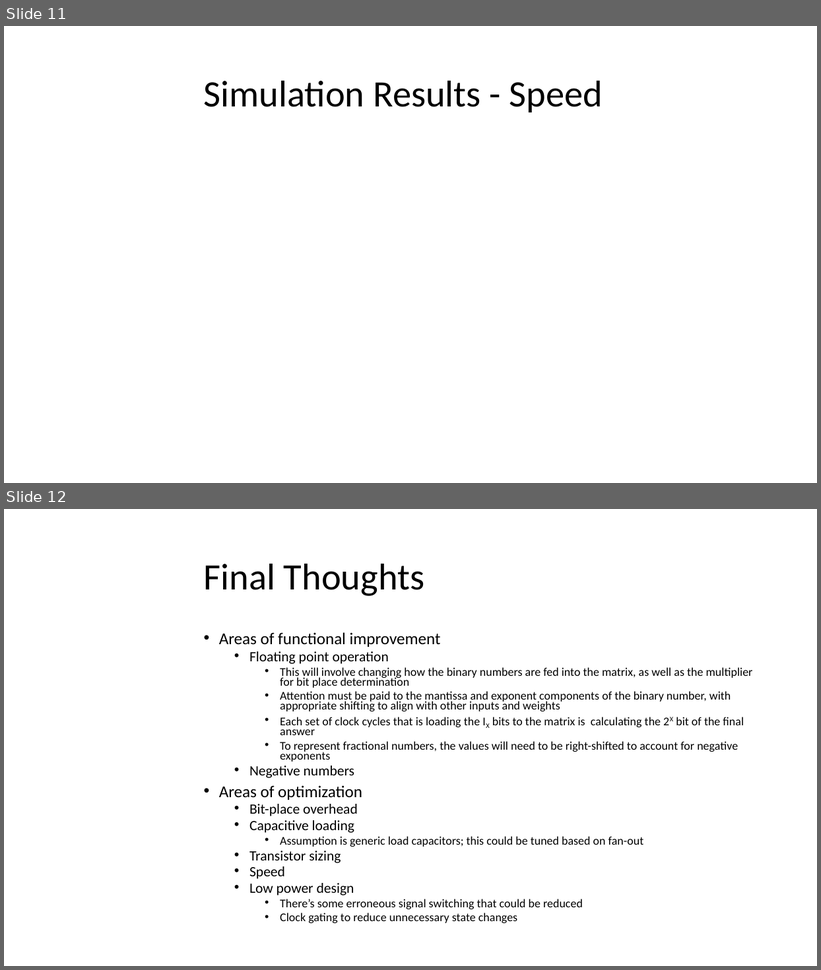
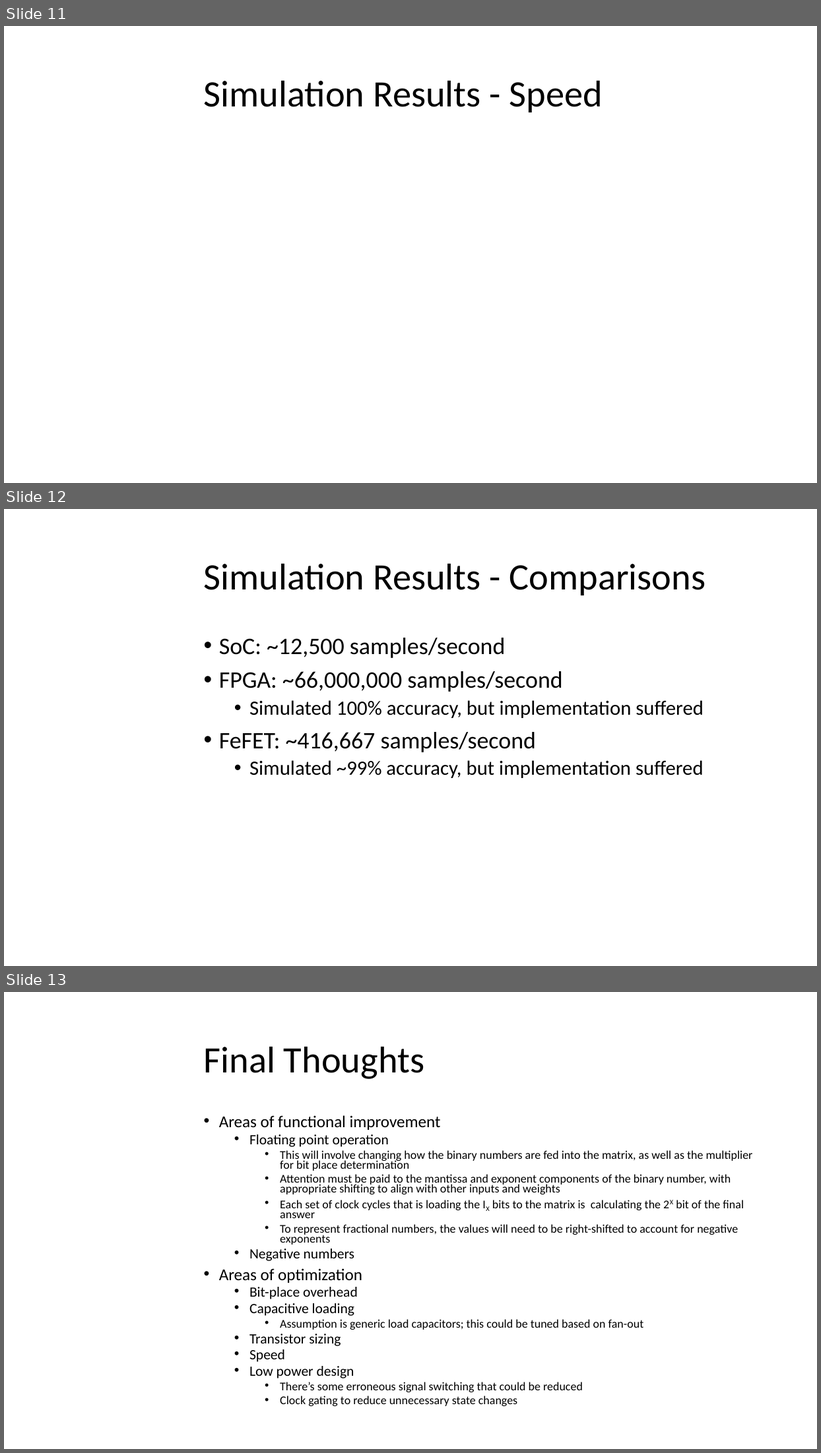
Before and after one commit to mayersjd/HardwareCNN, a slide deck: Presentations/ProjectPresentation_04-27-JM.pptx. Shown one above the other, each under a label of ours: slides 11 and 12 before the commit, slides 11, 12 and 13 after it. The pictures are 821x970 and 821x1453 pixels, drawn with LibreOffice and Linux fonts; fonts in the diff are those of the drawing; grey boxes stand for pictures; background and template pictures are left out. Boxes give left, top, right and bottom in pixels: in the first picture for what was removed or moved away, otherwise in the second. Text is boxed around its words. In the diff, an @@ line names an element or a change of style, - is before the commit and + after.

Commit message:
Adding final report and last comparison slide to presentation

```diff
--- a/Presentations/ProjectPresentation_04-27-JM.pptx
+++ b/Presentations/ProjectPresentation_04-27-JM.pptx
@@ slide 12 added at (4, 509, 817, 966), background picture (left out) @@
@@ title added at (204, 563, 706, 595), 44 pt, text #000000 @@
+Simulation Results - Comparisons
@@ text added at (219, 638, 704, 778), 24 pt, text #000000 @@
+• SoC: ~12,500 samples/second
+• FPGA: ~66,000,000 samples/second
+  • Simulated 100% accuracy, but implementation suffered
+• FeFET: ~416,667 samples/second
+  • Simulated ~99% accuracy, but implementation suffered
@@ what was slide 12 is now slide 13 @@
```
Also in this commit, not shown: 2 other files.
